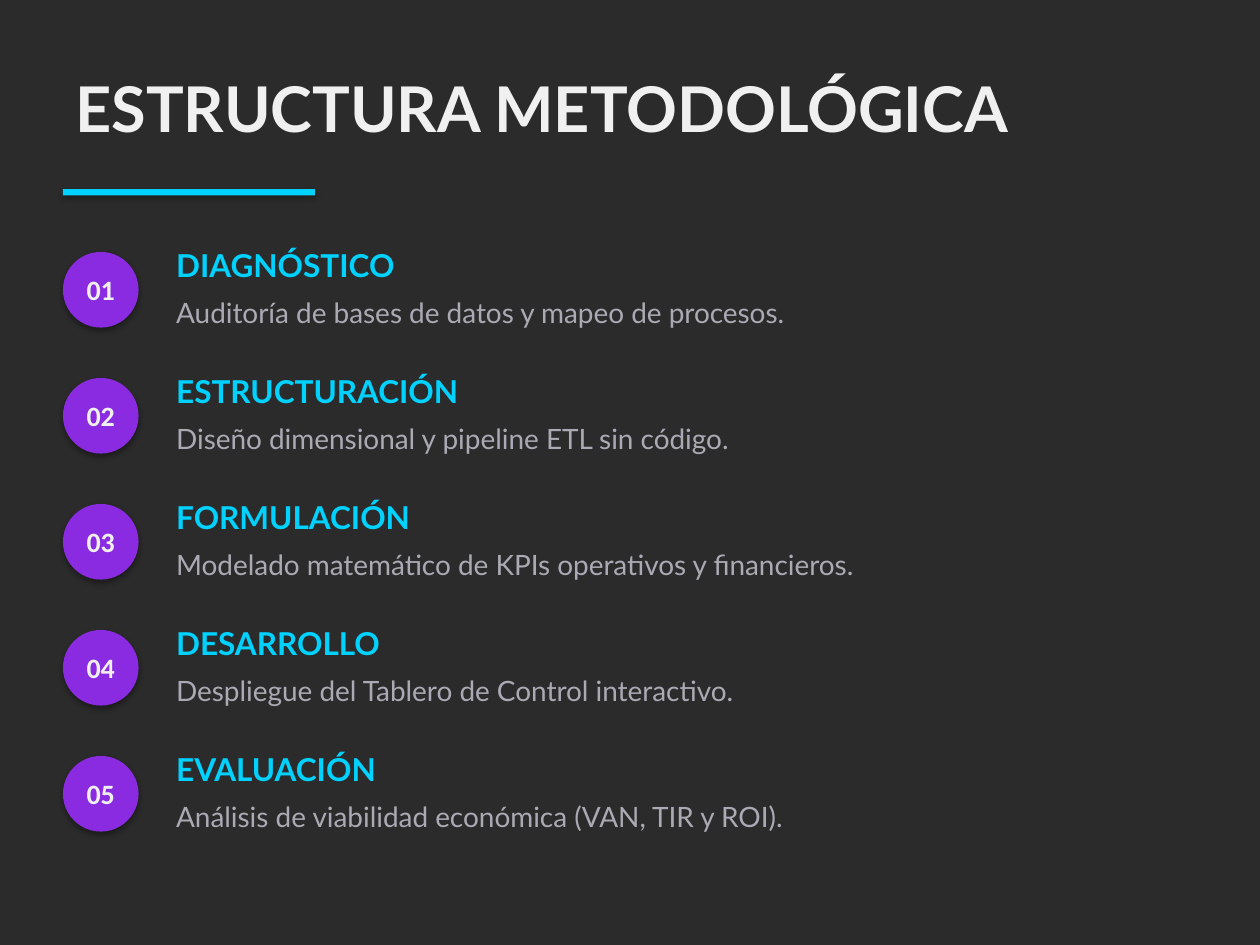
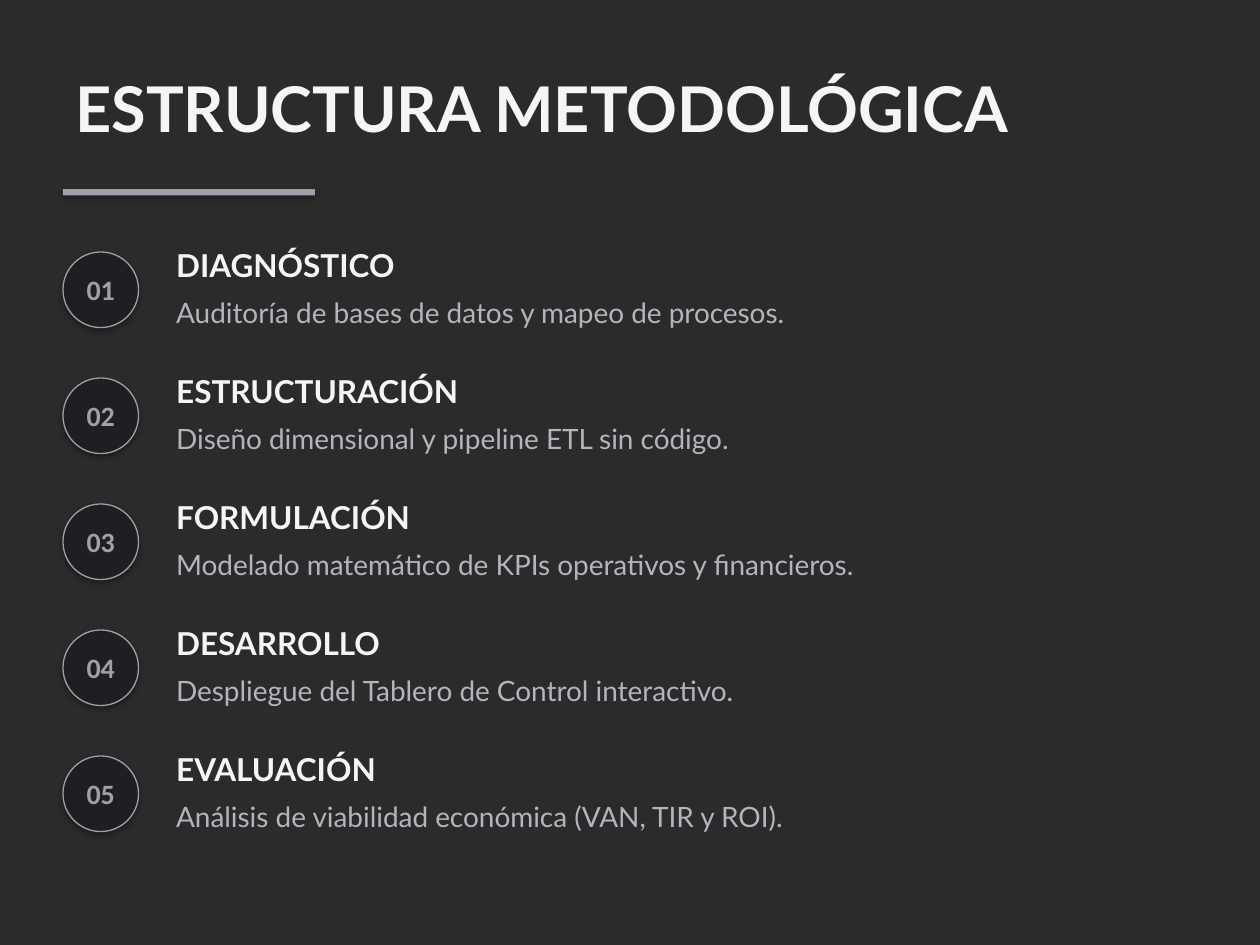
Before and after one commit to Loren292/Web-Scrapper, a slide deck: slide 2 of Presentacion_BI.pptx. Drawn at 1260x945 pixels with LibreOffice and Linux fonts; fonts in the diff are those of the drawing; background and template pictures are left out; a plain dark background stands for a picture behind light text. Boxes give left, top, right and bottom in pixels: in the first picture for what was removed or moved away, otherwise in the second. Text is boxed around its words. In the diff, an @@ line names an element or a change of style, - is before the commit and + after.

```diff
--- a/Presentacion_BI.pptx
+++ b/Presentacion_BI.pptx
@@ text "ESTRUCTURA METODOLÓGICA" at [75, 77, 1008, 133]: text colour #F0F0F0 to #F5F5F5 @@
@@ rectangle at [63, 189, 315, 195]: fill #00D2FF to #A0A0AA @@
@@ text colour #00D2FF to #F5F5F5 in 5 elements at [176, 249, 394, 278], [176, 375, 458, 404], [176, 501, 410, 530], [176, 632, 380, 656], [176, 753, 376, 782] @@
@@ text colour #F0F0F0 to #A0A0AA; fill #8A2BE2 to #1E1E23; outline none to #A0A0AA 0.75 pt in 5 elements at [63, 252, 139, 328], [63, 378, 139, 454], [63, 504, 139, 580], [63, 630, 139, 706], [63, 756, 139, 832] @@
```
Also in this commit, not shown: 2 other slides changed, 2 other files.
